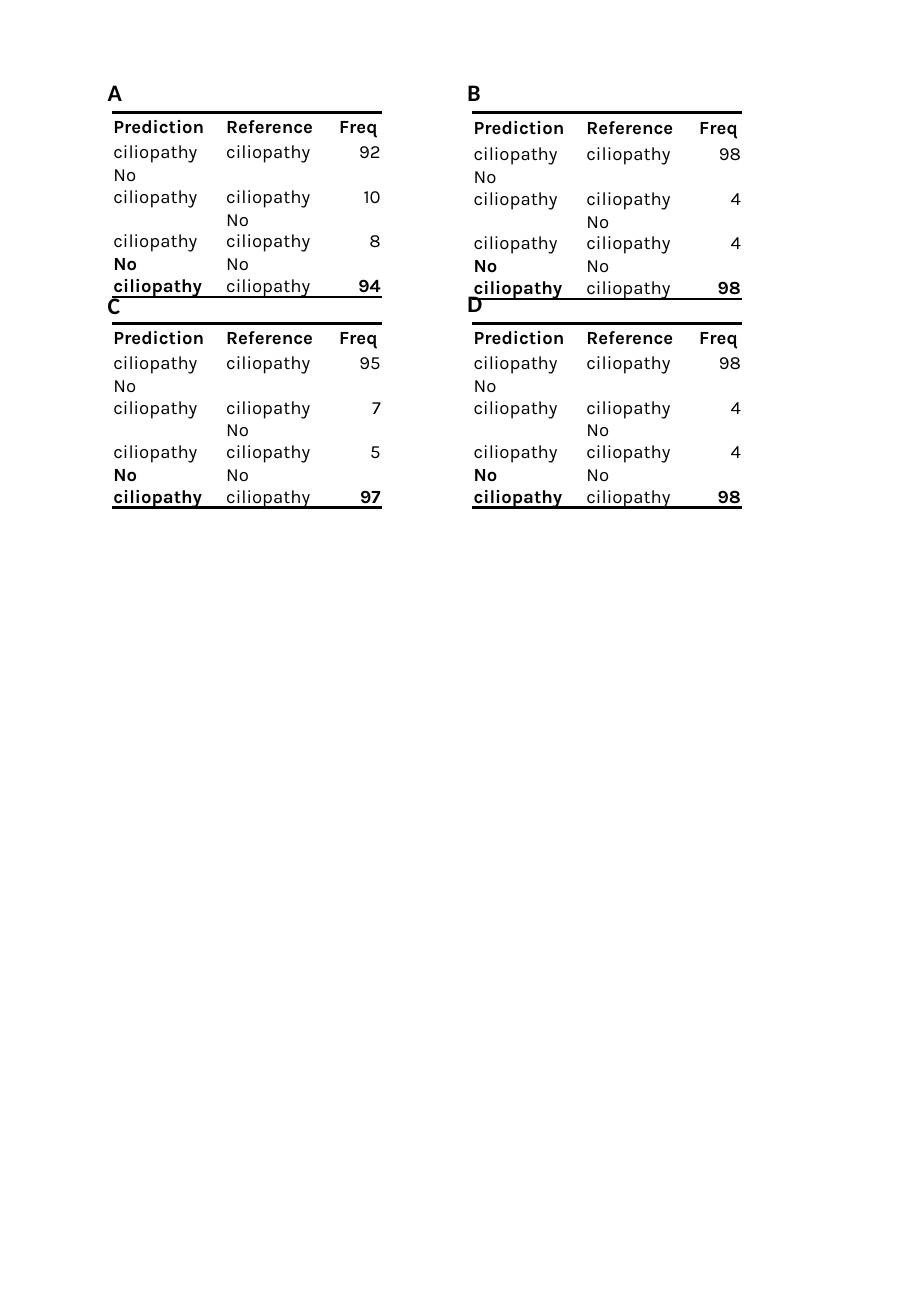
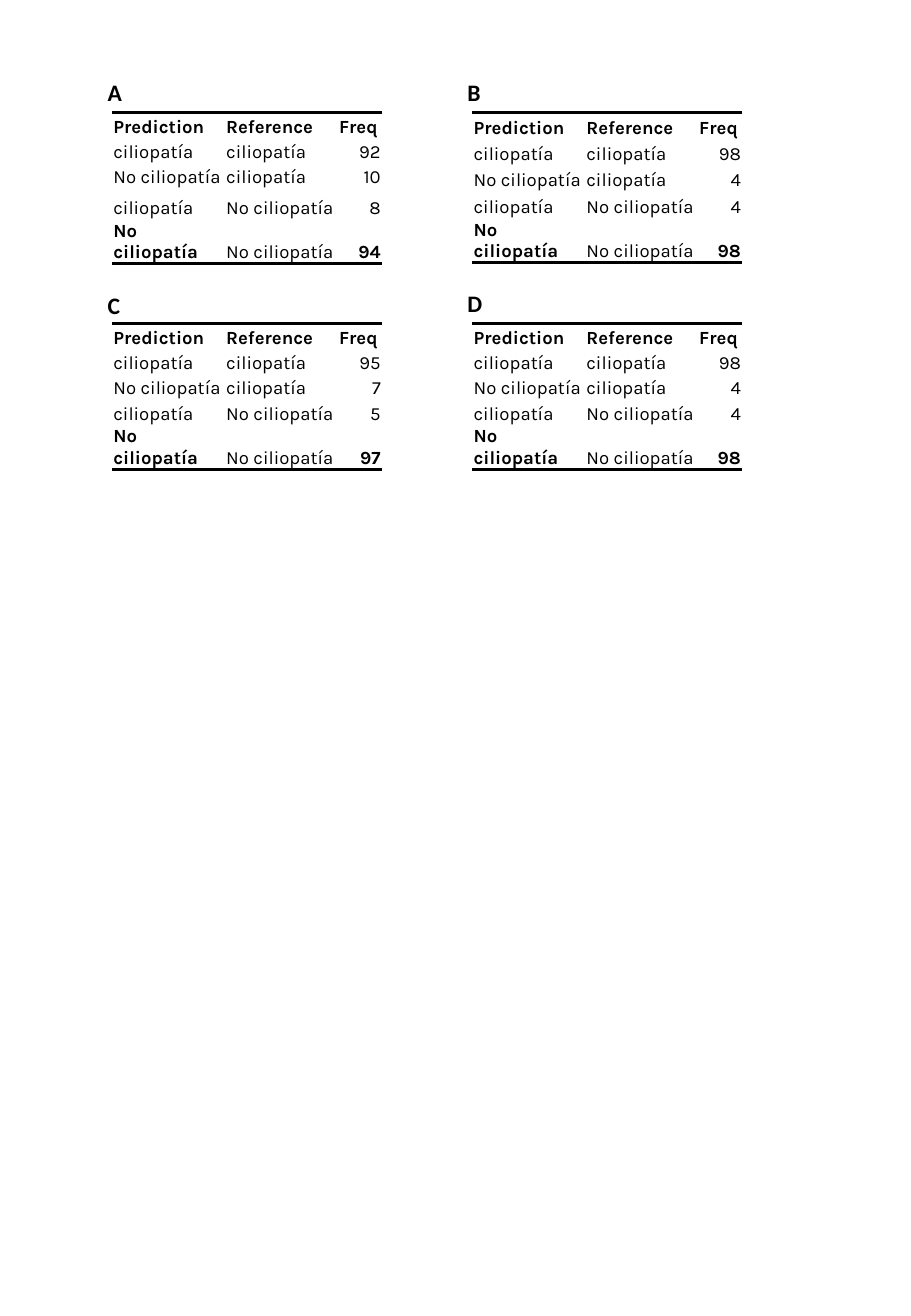
Before and after one commit to cristinalazaroruiz/Generacion_librerias_IA_prediccion_ciliopatias, a slide deck: slide 18 of figuras/figuras_TFM.pptx (slide 16 before the commit). Drawn at 911x1316 pixels with LibreOffice and Linux fonts; fonts in the diff are those of the drawing. Boxes give left, top, right and bottom in pixels: in the first picture for what was removed or moved away, otherwise in the second. Text is boxed around its words. In the diff, an @@ line names an element or a change of style, - is before the commit and + after.

```diff
--- a/figuras/figuras_TFM.pptx
+++ b/figuras/figuras_TFM.pptx
@@ table at (112, 113, 381, 268) @@
-row 2, column 1: ciliopathy
+row 2, column 1: ciliopatía
-row 2, column 2: ciliopathy
+row 2, column 2: ciliopatía
-row 3, column 1: No ciliopathy
+row 3, column 1: No ciliopatía
-row 3, column 2: ciliopathy
+row 3, column 2: ciliopatía
-row 4, column 1: ciliopathy
+row 4, column 1: ciliopatía
-row 4, column 2: No ciliopathy
+row 4, column 2: No ciliopatía
-row 5, column 1: No ciliopathy
+row 5, column 1: No ciliopatía
-row 5, column 2: No ciliopathy
+row 5, column 2: No ciliopatía
@@ table at (473, 113, 742, 267) @@
-row 2, column 1: ciliopathy
+row 2, column 1: ciliopatía
-row 2, column 2: ciliopathy
+row 2, column 2: ciliopatía
-row 3, column 1: No ciliopathy
+row 3, column 1: No ciliopatía
-row 3, column 2: ciliopathy
+row 3, column 2: ciliopatía
-row 4, column 1: ciliopathy
+row 4, column 1: ciliopatía
-row 4, column 2: No ciliopathy
+row 4, column 2: No ciliopatía
-row 5, column 1: No ciliopathy
+row 5, column 1: No ciliopatía
-row 5, column 2: No ciliopathy
+row 5, column 2: No ciliopatía
@@ table at (112, 323, 381, 473) @@
-row 2, column 1: ciliopathy
+row 2, column 1: ciliopatía
-row 2, column 2: ciliopathy
+row 2, column 2: ciliopatía
-row 3, column 1: No ciliopathy
+row 3, column 1: No ciliopatía
-row 3, column 2: ciliopathy
+row 3, column 2: ciliopatía
-row 4, column 1: ciliopathy
+row 4, column 1: ciliopatía
-row 4, column 2: No ciliopathy
+row 4, column 2: No ciliopatía
-row 5, column 1: No ciliopathy
+row 5, column 1: No ciliopatía
-row 5, column 2: No ciliopathy
+row 5, column 2: No ciliopatía
@@ table at (473, 323, 742, 473) @@
-row 2, column 1: ciliopathy
+row 2, column 1: ciliopatía
-row 2, column 2: ciliopathy
+row 2, column 2: ciliopatía
-row 3, column 1: No ciliopathy
+row 3, column 1: No ciliopatía
-row 3, column 2: ciliopathy
+row 3, column 2: ciliopatía
-row 4, column 1: ciliopathy
+row 4, column 1: ciliopatía
-row 4, column 2: No ciliopathy
+row 4, column 2: No ciliopatía
-row 5, column 1: No ciliopathy
+row 5, column 1: No ciliopatía
-row 5, column 2: No ciliopathy
+row 5, column 2: No ciliopatía
```
Also in this commit, not shown: 7 other slides changed, 5 slides added, 3 slides removed, 26 other files.
